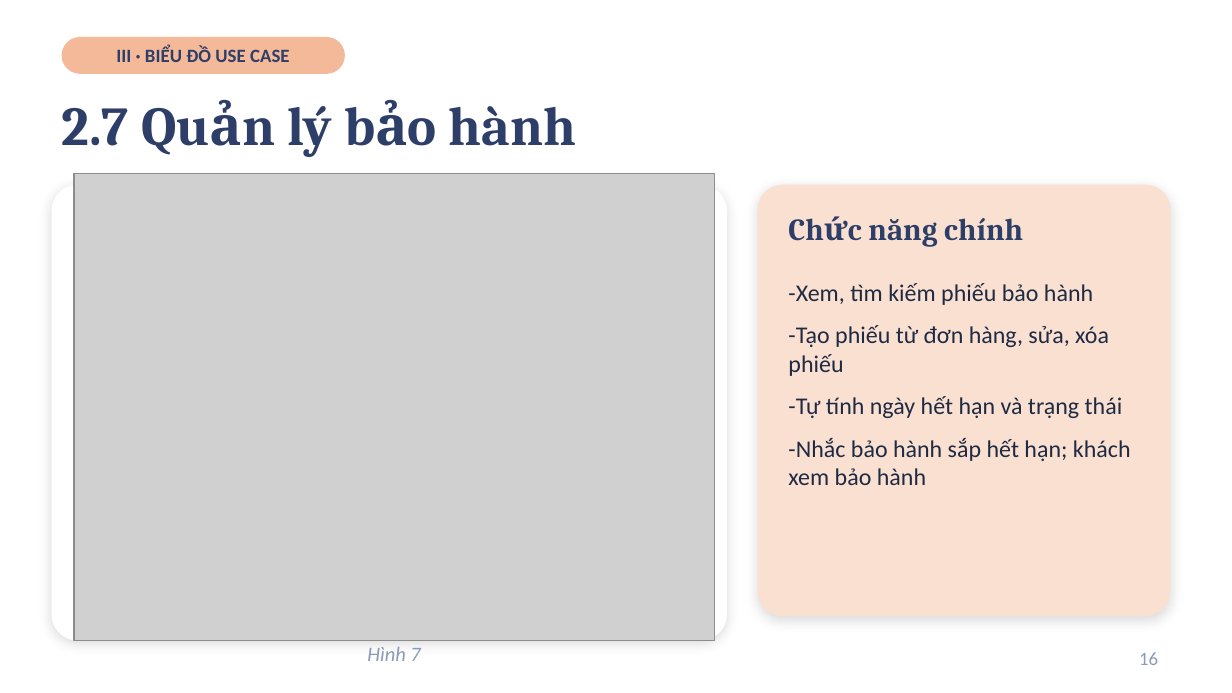
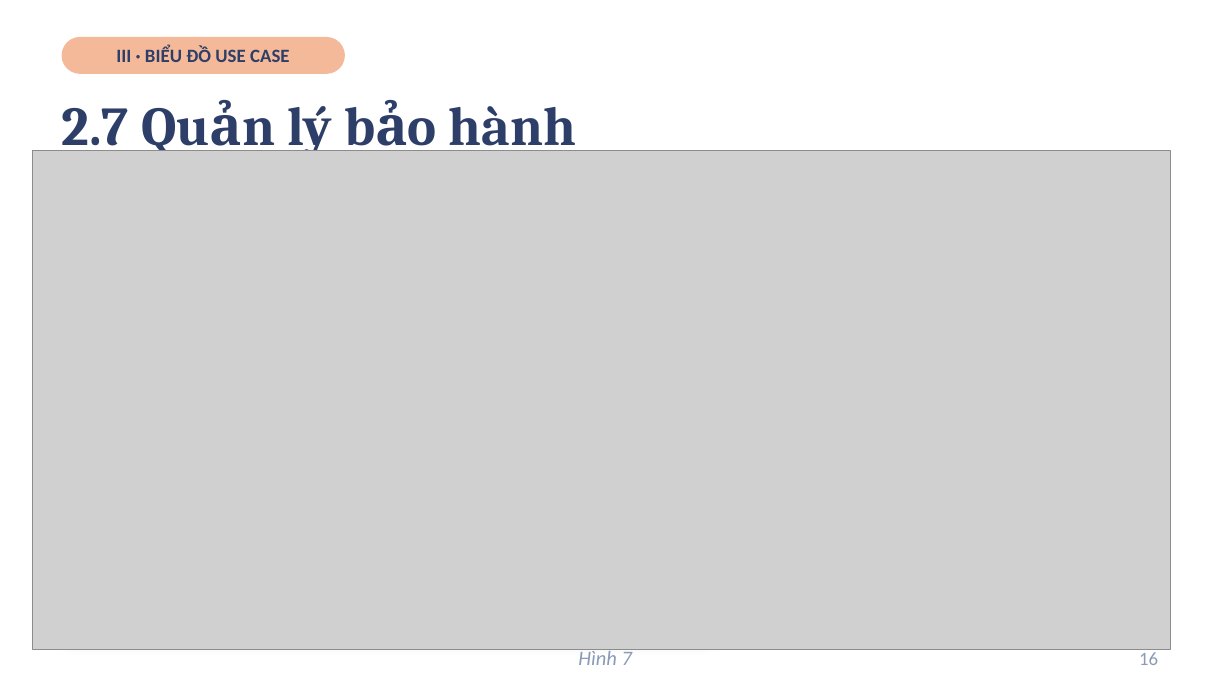
Before and after one commit to tqlong1003/SPS-System, a slide deck: slide 16 of Slide_Khoa_Luan.pptx. Drawn at 1232x693 pixels with LibreOffice and Linux fonts; fonts in the diff are those of the drawing; grey boxes stand for pictures. Boxes give left, top, right and bottom in pixels: in the first picture for what was removed or moved away, otherwise in the second. Text is boxed around its words. In the diff, an @@ line names an element or a change of style, - is before the commit and + after.

```diff
--- a/Slide_Khoa_Luan.pptx
+++ b/Slide_Khoa_Luan.pptx
@@ picture: place and size @@
-picture at bbox=[74, 174, 715, 641]
+picture at bbox=[32, 150, 1170, 649]
@@ rounded rectangle removed at bbox=[758, 185, 1170, 616] @@
@@ text removed at bbox=[868, 218, 1023, 247] @@
-Chức năng chính
@@ text removed at bbox=[788, 283, 1131, 485] @@
--Xem, tìm kiếm phiếu bảo hành
--Tạo phiếu từ đơn hàng, sửa, xóa phiếu
--Tự tính ngày hết hạn và trạng thái
--Nhắc bảo hành sắp hết hạn; khách xem bảo hành
@@ text "Hình 7": place and size @@
-text "Hình 7" at bbox=[367, 647, 420, 661]
+text "Hình 7" at bbox=[578, 648, 632, 665]
```
Also in this commit, not shown: 12 other slides changed, 1 other file.
